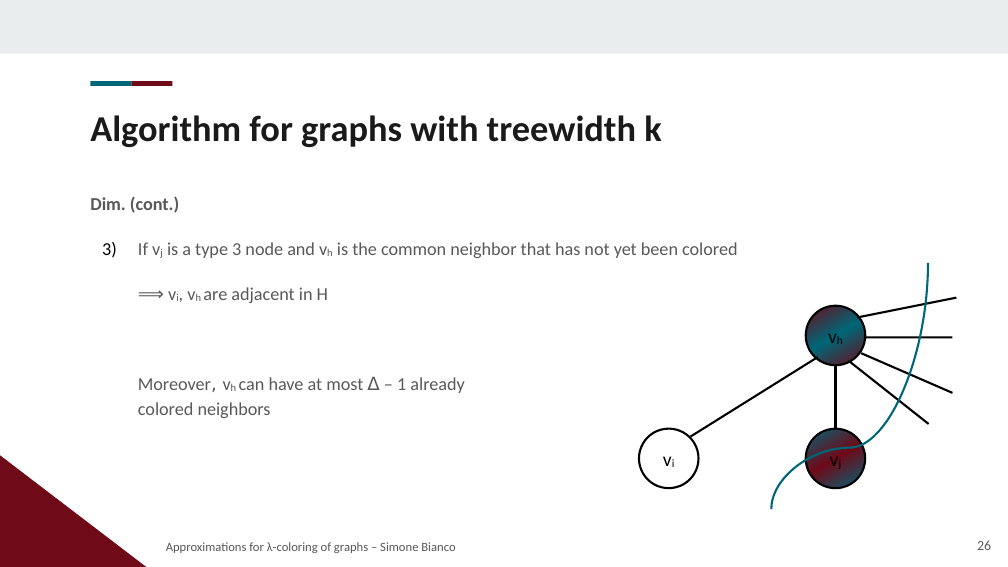
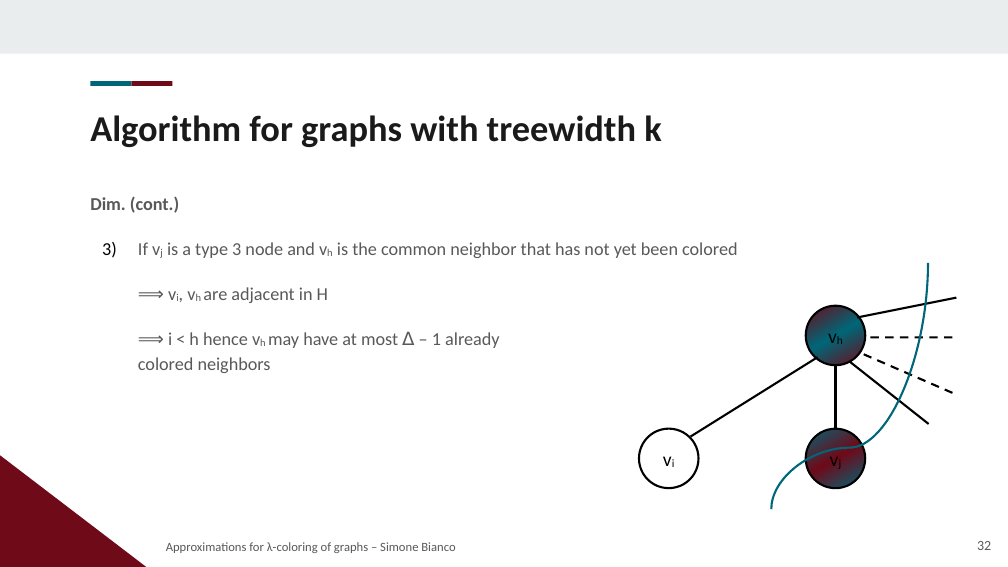
Before and after one commit to Exyss/university-notes, a slide deck: slide 32 of Presentations/Lambda Coloring/slides.odp (slide 26 before the commit). Drawn at 1008x567 pixels with LibreOffice and Linux fonts; fonts in the diff are those of the drawing; background and template pictures are left out. Boxes give left, top, right and bottom in pixels: in the first picture for what was removed or moved away, otherwise in the second. Text is boxed around its words. In the diff, an @@ line names an element or a change of style, - is before the commit and + after.

```diff
--- a/Presentations/Lambda Coloring/slides.odp
+++ b/Presentations/Lambda Coloring/slides.odp
@@ text at [138, 331, 499, 373]: text changed @@
-Moreover, vh can have at most Δ – 1 already
-colored neighbors
+⟹ i < h hence vh may have at most Δ – 1 already
+colored neighbors
@@ line (953, 393) - (861, 353): stroke #000000 1.5 pt to #000000 1.5 pt dashed @@
@@ line (953, 338) - (865, 338): stroke #000000 1.5 pt to #000000 1.5 pt dashed @@
@@ page number at [977, 541, 991, 550]: text changed @@
-26
+32
```
Also in this commit, not shown: 3 other slides changed, 12 slides added, 3 other files.
